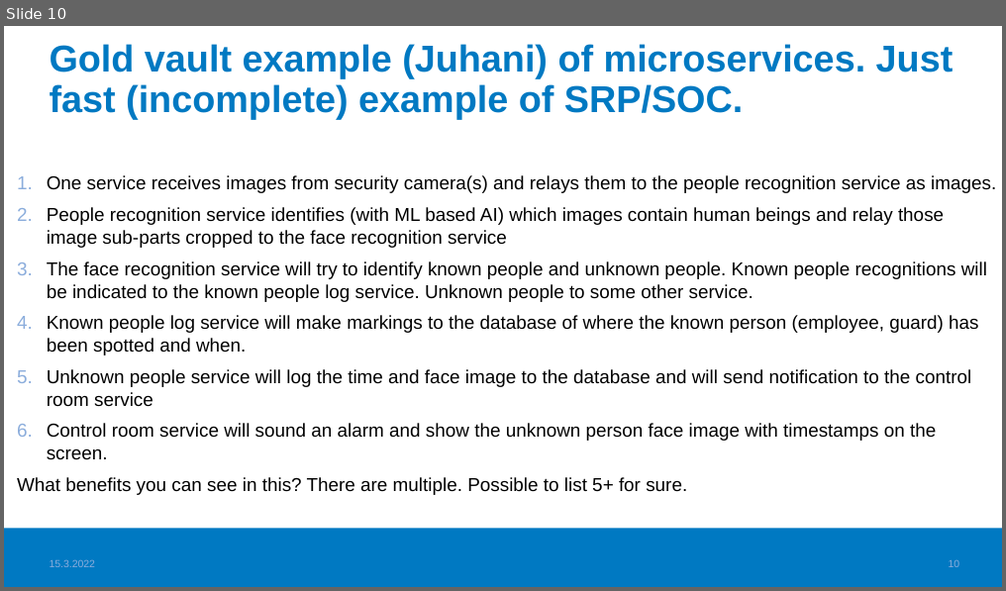
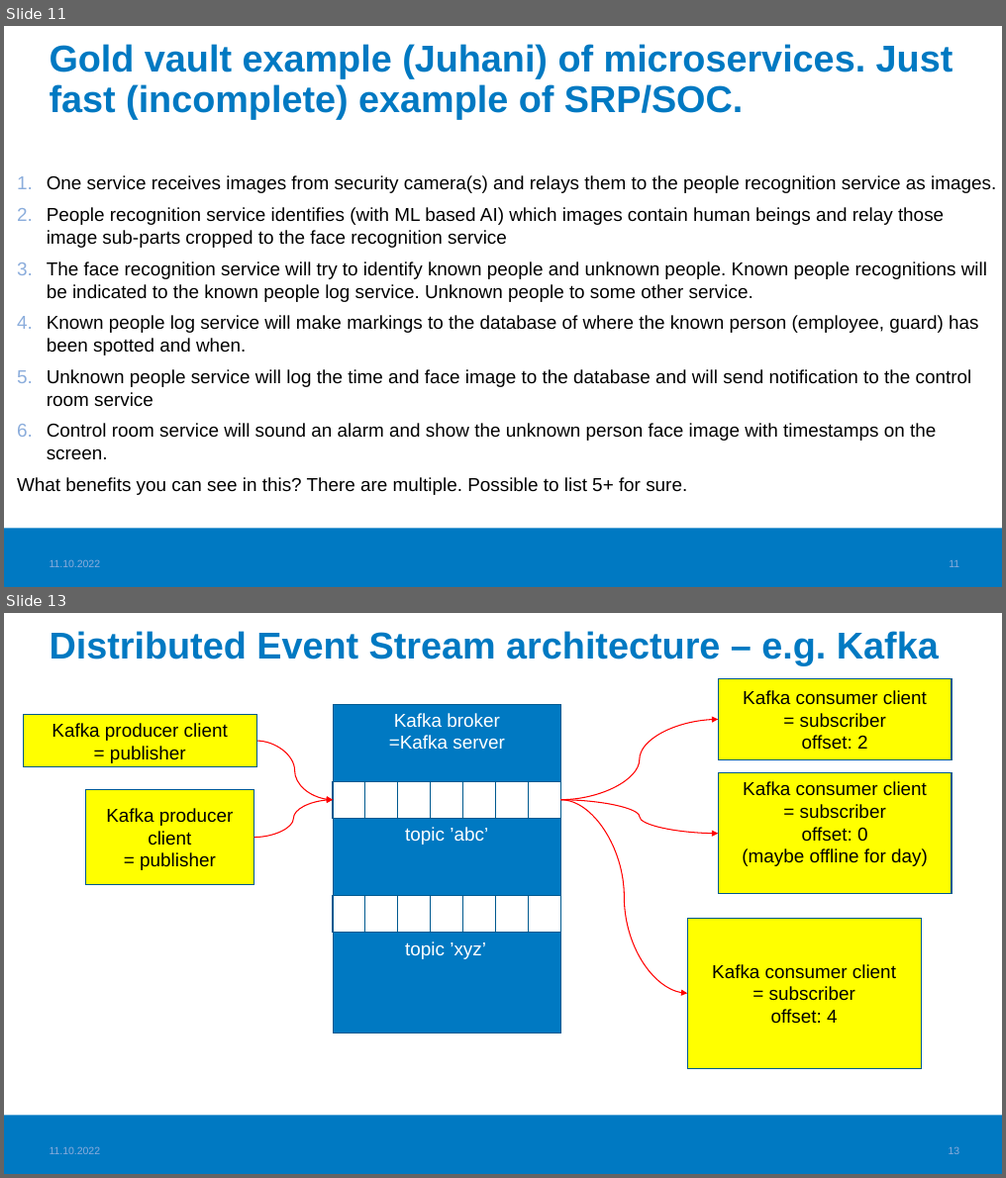
Before and after one commit to haagahelia/ohke-teknologiat, a slide deck: 06_ohjelmistoarkkitehtuurit_ja_patternit/SoftwareArchitecturesAndPatterns.pptx. Shown one above the other, each under a label of ours: slide 10 before the commit, slides 11 and 13 after it; the slides between them are not shown. The pictures are 1006x591 and 1006x1178 pixels, drawn with LibreOffice and Linux fonts; fonts in the diff are those of the drawing; background and template pictures are left out. Boxes give left, top, right and bottom in pixels: in the first picture for what was removed or moved away, otherwise in the second. Text is boxed around its words. In the diff, an @@ line names an element or a change of style, - is before the commit and + after.

Commit message:
Kafka-materiaalia lisätty, samoin kolme arkkitehtuurin periaatekuvaa

```diff
--- a/06_ohjelmistoarkkitehtuurit_ja_patternit/SoftwareArchitecturesAndPatterns.pptx
+++ b/06_ohjelmistoarkkitehtuurit_ja_patternit/SoftwareArchitecturesAndPatterns.pptx
@@ slide 13 added at (4, 613, 1002, 1174), background #FFFFFF; not listed: 1 template element that a slide beside it also shows @@
@@ title added at (50, 631, 939, 665), 36 pt, text #0079C2, bold @@
+Distributed Event Stream architecture – e.g. Kafka
@@ rectangle added at (718, 679, 951, 761), fill #FFFF00, outline #005A90 1 pt, 18 pt, text #000000 @@
+Kafka consumer client
+= subscriber
+offset: 2
@@ rectangle added at (24, 715, 257, 767), fill #FFFF00, outline #005A90 1 pt, 18 pt, text #000000 @@
+Kafka producer client
+= publisher
@@ rectangle added at (333, 705, 561, 1034), fill #0079C2, outline #005A90 1 pt, 18 pt, text #FFFFFF @@
+Kafka broker
+=Kafka server
@@ curved arrow added from (561, 800) to (718, 719), #FF0000 1 pt @@
@@ curved arrow added from (256, 741) to (333, 800), #FF0000 1 pt @@
@@ rectangle added at (85, 789, 254, 884), fill #FFFF00, outline #005A90 1 pt, 18 pt, text #000000 @@
+Kafka producer client
+= publisher
@@ rectangle added at (333, 781, 364, 818), fill #FFFFFF, outline #005A90 1 pt @@
@@ rectangle added at (365, 781, 398, 818), fill #FFFFFF, outline #005A90 1 pt @@
@@ rectangle added at (398, 781, 430, 818), fill #FFFFFF, outline #005A90 1 pt @@
@@ rectangle added at (431, 781, 463, 818), fill #FFFFFF, outline #005A90 1 pt @@
@@ rectangle added at (463, 781, 496, 818), fill #FFFFFF, outline #005A90 1 pt @@
@@ rectangle added at (496, 781, 528, 818), fill #FFFFFF, outline #005A90 1 pt @@
@@ rectangle added at (529, 781, 561, 818), fill #FFFFFF, outline #005A90 1 pt @@
@@ rectangle added at (718, 773, 951, 894), fill #FFFF00, outline #005A90 1 pt, 18 pt, text #000000 @@
+Kafka consumer client
+= subscriber
+offset: 0
+(maybe offline for day)
@@ curved arrow added from (254, 838) to (333, 800), #FF0000 1 pt @@
@@ curved arrow added from (561, 800) to (718, 834), #FF0000 1 pt @@
@@ curved arrow added from (561, 800) to (687, 993), #FF0000 1 pt @@
@@ text added at (405, 827, 488, 845), 18 pt, text #FFFFFF @@
+topic ’abc’
@@ rectangle added at (333, 896, 364, 933), fill #FFFFFF, outline #005A90 1 pt @@
@@ rectangle added at (365, 896, 398, 933), fill #FFFFFF, outline #005A90 1 pt @@
@@ rectangle added at (398, 896, 430, 933), fill #FFFFFF, outline #005A90 1 pt @@
@@ rectangle added at (431, 896, 463, 933), fill #FFFFFF, outline #005A90 1 pt @@
@@ rectangle added at (463, 896, 496, 933), fill #FFFFFF, outline #005A90 1 pt @@
@@ rectangle added at (496, 896, 528, 933), fill #FFFFFF, outline #005A90 1 pt @@
@@ rectangle added at (529, 896, 561, 933), fill #FFFFFF, outline #005A90 1 pt @@
@@ rectangle added at (687, 919, 921, 1069), fill #FFFF00, outline #005A90 1 pt, 18 pt, text #000000 @@
+Kafka consumer client
+= subscriber
+offset: 4
@@ text added at (405, 942, 486, 959), 18 pt, text #FFFFFF @@
+topic ’xyz’
@@ text added at (50, 1147, 101, 1155), 10 pt, text #8BADDC @@
+11.10.2022
@@ page number added at (948, 1148, 960, 1155), 10 pt, text #8BADDC @@
+13
@@ what was slide 10 is now slide 11 @@
@@ slide 11 changed as well @@
@@ text at (50, 560, 101, 568): text changed @@
-15.3.2022
+11.10.2022
@@ page number at (948, 561, 959, 568): text changed @@
-10
+11
```
Also in this commit, not shown: 14 other slides changed, 2 other slides added, 3 other files.
